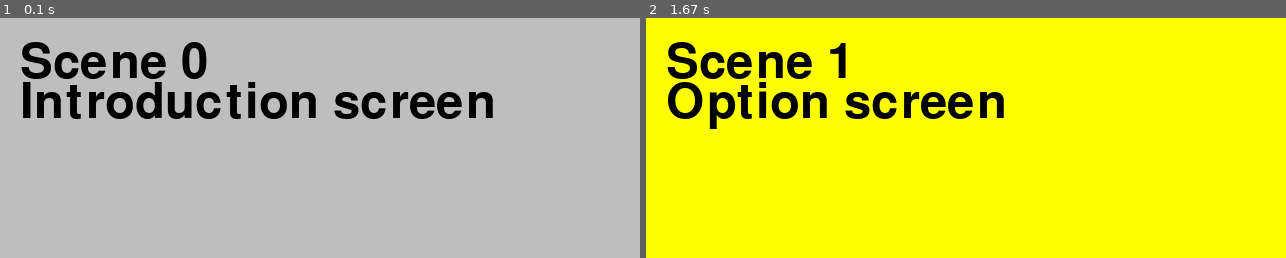
Above: before the commit, frames 1-2 (left to right).
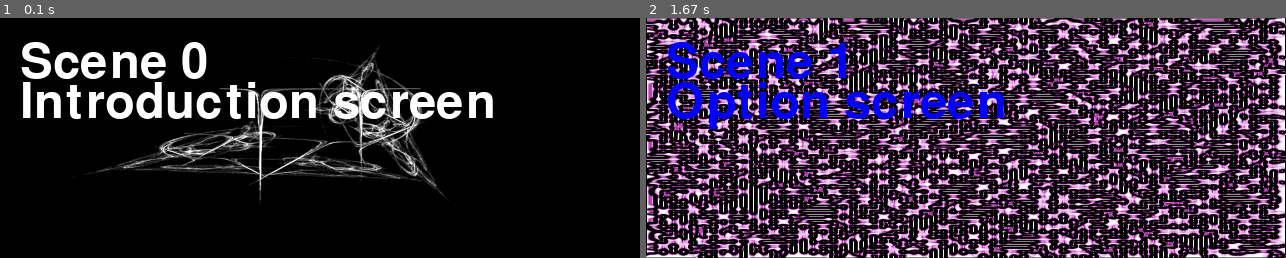
Above: after the commit, the same moments.

Repository: josh-reynolds/Python
Game: pygame game, started from pygame/tutorials/app/demo.py
Two runs of this game, one before a commit and one after it. Both use one fixed random seed, a clock stepped at 60 frames per second and the inputs below.
Inputs:
- Up to frame 1 (0.1 s): no input
- Up to frame 2 (1.67 s): tap N at 0.33 s

The runs differ from the first frame. In frame 1, 99% of the frame differs, in the area x 0-100%, y 0-100%; in frame 2, 100%.

Commit message:
Extending app tutorial with scene background images

Diff:
--- a/pygame/tutorials/app/app.py
+++ b/pygame/tutorials/app/app.py
@@ -15,6 +15,11 @@
         self.fontname = None
         self.fontsize = 72
         self.fontcolor = Color('black')
+
+        if options:
+            for key,value in options.items():
+                self.__dict__[key] = value
+
         self.set_font()
         self.render()
 
@@ -34,8 +39,10 @@
 
 class Scene:
     """Create a new scene (room, level, view)."""
-    id = 0
-    bg = Color('gray')
+    options = { 'id': 0,
+                'bg': Color('gray'),
+                'file' : '',
+            }
 
     def __init__(self, *args, **kwargs):
         """Append the new scene and make it the current scene."""
@@ -43,27 +50,47 @@
         App.scene = self
 
         # set the instance id and increment the class id
-        self.id = Scene.id
-        Scene.id += 1
+        self.id = Scene.options['id']
+        Scene.options['id'] += 1
         self.nodes = []
-        self.bg = Scene.bg
+        self.bg = Scene.options['bg']
+        self.file = Scene.options['file']
 
         if kwargs:
             for key,value in kwargs.items():
                 self.__dict__[key] = value
 
+        print(self.__dict__)
+
+        self.rect = App.screen.get_rect()
+        if self.file != '':
+            self.img = pygame.image.load(self.file)
+            size = App.screen.get_size()
+            self.img = pygame.transform.smoothscale(self.img, size)
+        else:
+            self.img = pygame.Surface(self.rect.size)
+            self.img.fill(self.bg)
+
+        self.enter()
+
     def draw(self):
         """Draw all objects in the scene."""
-        App.screen.fill(self.bg)
+        App.screen.blit(self.img, self.rect)
         for node in self.nodes:
             node.draw()
         pygame.display.flip()
+
+    def enter(self):
+        """Enter a scene."""
+        pygame.display.set_caption(self.caption)
 
     def __str__(self):
         return 'Scene {}'.format(self.id)
 
 class App:
     """Create a single-window app with multiple scenes."""
+    scene = None
+    scenes = []
 
     def __init__(self):
         """Initialize pygame and the application."""
@@ -128,6 +155,7 @@
         current_scene = App.scene.id
         next_scene = (current_scene + 1) % len(App.scenes)
         App.scene = App.scenes[next_scene]
+        App.scene.enter()
 
 if __name__ == "__main__":
     App().run()
--- a/pygame/tutorials/app/demo.py
+++ b/pygame/tutorials/app/demo.py
@@ -6,16 +6,13 @@
     def __init__(self):
         super().__init__()
 
-        App.scene = None
-        App.scenes =[]
+        Scene(file='./bg_1.png', caption='Intro')
+        Text('Scene 0', pos=(20,20), fontcolor=Color('white'))
+        Text('Introduction screen', pos=(20,60), fontcolor=Color('white'))
 
-        Scene(caption='Intro')
-        Text('Scene 0', pos=(20,20))
-        Text('Introduction screen', pos=(20,60))
-
-        Scene(bg=Color('yellow'), caption='Options')
-        Text('Scene 1', pos=(20,20))
-        Text('Option screen', pos=(20,60))
+        Scene(file='./bg_2.png', bg=Color('yellow'), caption='Options')
+        Text('Scene 1', pos=(20,20), fontcolor=Color('blue'))
+        Text('Option screen', pos=(20,60), fontcolor=Color('blue'))
 
         Scene(bg=Color('green'), caption='Main')
         Text('Scene 2', pos=(20,20))
Binary file added: pygame/tutorials/app/bg_1.png
Binary file added: pygame/tutorials/app/bg_2.png
